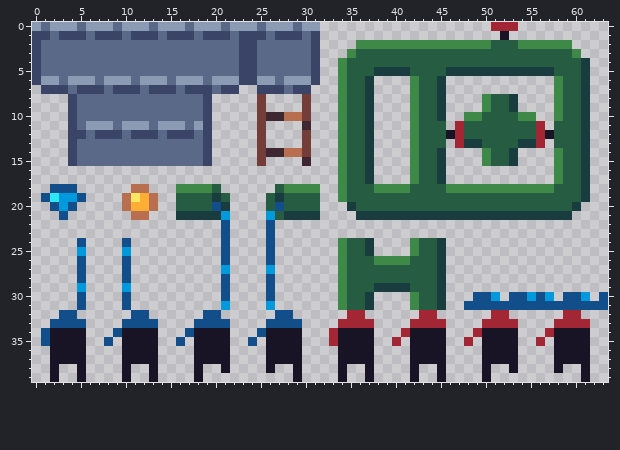
File history of a pixel-art sprite, assets/spritesheet.png. Above: the version before the commit.
The file is 64x40 pixels.
And afterwards:
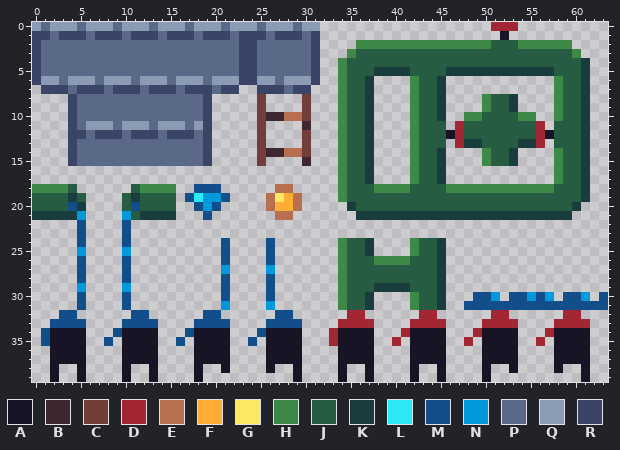
Palette (. is transparent): A #181425  B #3e2731  C #733e39  D #a22633  E #b86f50  F #feae34  G #fee761  H #3e8948  J #265c42  K #193c3e  L #2ce8f5  M #124e89  N #0099db  P #5a6988  Q #8b9bb4  R #3a4466
Changes in this commit:
Changed rows in their new state; - is an unchanged pixel.
first column x 0:
18 HHHHJ------JHHHH..MMM------EE...
19 JJJJKJ----JKJJJJ.MLNNM----EGFE..
20 JJJJ-K----JMJJJJ..MN-.----EFFE..
21 KKKKKN----NJKKKK...M..----.EE...
22 -----M----M----------.----.-----
23 -----M----M----------.----.-----
